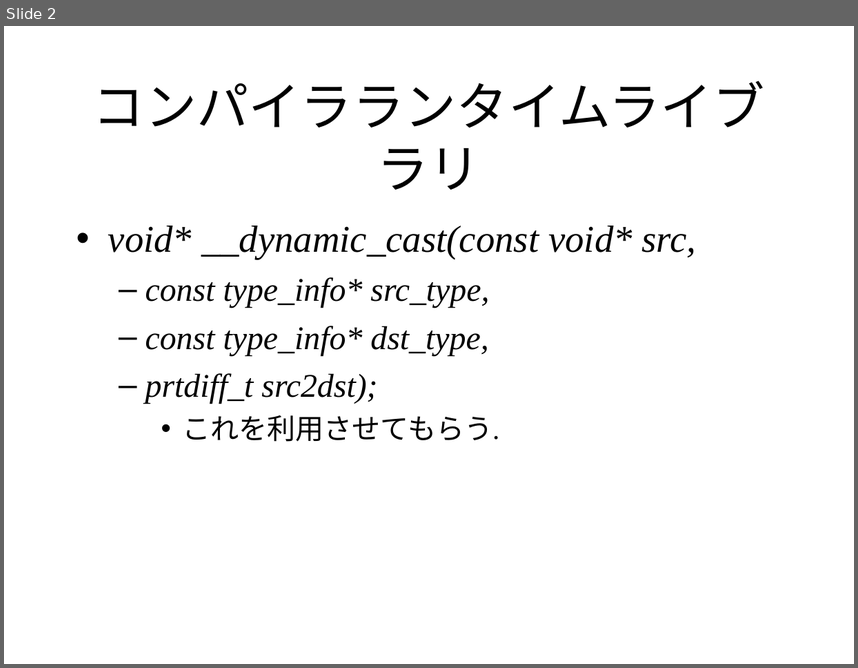
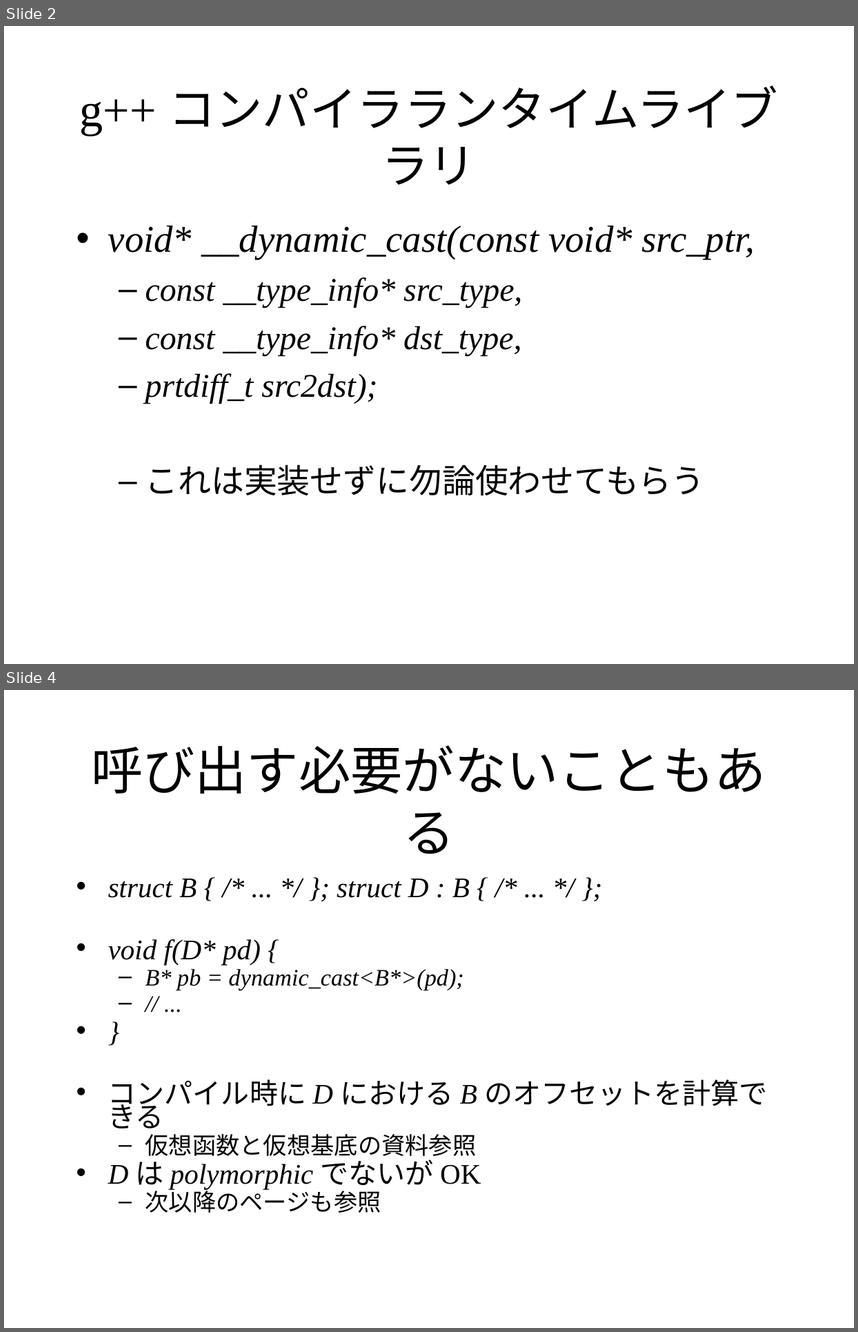
Before and after one commit to KeiHasegawa/cxx_doc, a slide deck: 29_dynamic_cast.ppt. Shown one above the other, each under a label of ours: slide 2 before the commit, slides 2 and 4 after it; the slides between them are not shown. The pictures are 858x668 and 858x1332 pixels, drawn with LibreOffice and Linux fonts; fonts in the diff are those of the drawing. Boxes give left, top, right and bottom in pixels: in the first picture for what was removed or moved away, otherwise in the second. Text is boxed around its words. In the diff, an @@ line names an element or a change of style, - is before the commit and + after.

```diff
--- a/29_dynamic_cast.ppt
+++ b/29_dynamic_cast.ppt
@@ slide 4 added at bbox=[4, 690, 854, 1328], background #FFFFFF @@
@@ title added at bbox=[91, 745, 766, 854], 44 pt, text #000000 @@
+呼び出す必要がないこともある
@@ text added at bbox=[108, 878, 768, 1212], 24 pt, text #000000, italic @@
+• struct B { /* ... */ }; struct D : B { /* ... */ };
+• void f(D* pd) {
+  – B* pb = dynamic_cast<B*>(pd);
+  – // ...
+• }
+• コンパイル時に D における B のオフセットを計算できる
+  – 仮想函数と仮想基底の資料参照
+• D は polymorphic でないが OK
+  – 次以降のページも参照
@@ slide 2 changed as well @@
@@ title at bbox=[80, 85, 778, 185]: text changed; size 44 to 40 pt @@
-コンパイラランタイムライブラリ
+g++ コンパイラランタイムライブラリ
@@ text at bbox=[108, 225, 755, 356]: text changed @@
-• void* __dynamic_cast(const void* src,
-  – const type_info* src_type,
-  – const type_info* dst_type,
+• void* __dynamic_cast(const void* src_ptr,
+  – const __type_info* src_type,
+  – const __type_info* dst_type,
@@ text at bbox=[145, 464, 705, 495]: text changed; size 24 to 28 pt @@
-    • これを利用させてもらう.
+  – これは実装せずに勿論使わせてもらう
```
Also in this commit, not shown: 1 other slide changed, 5 other slides added, 3 other files.
